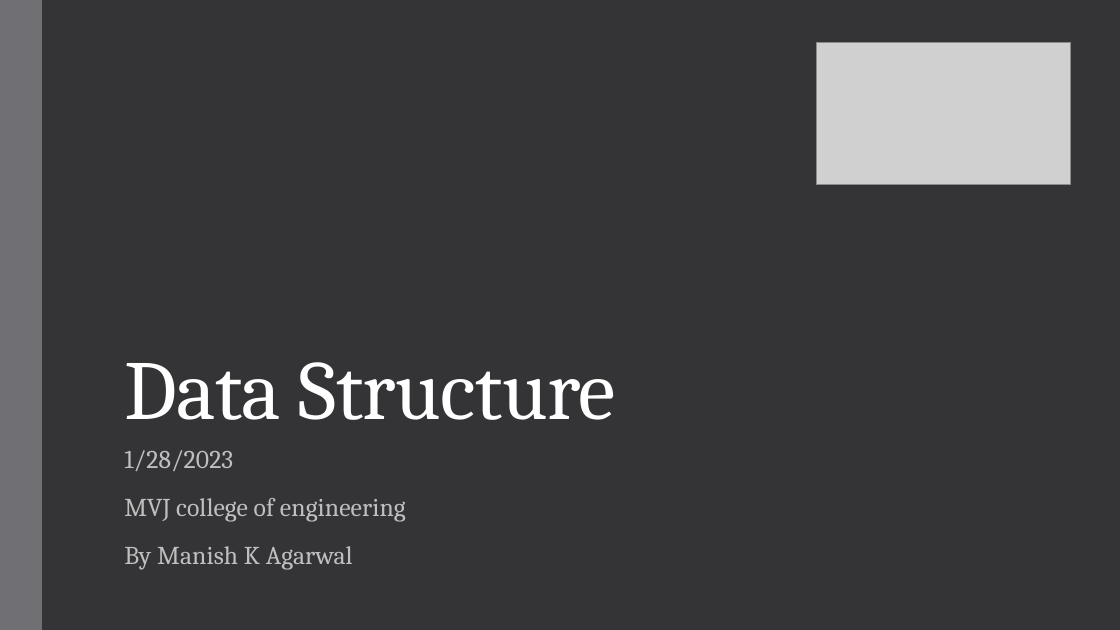
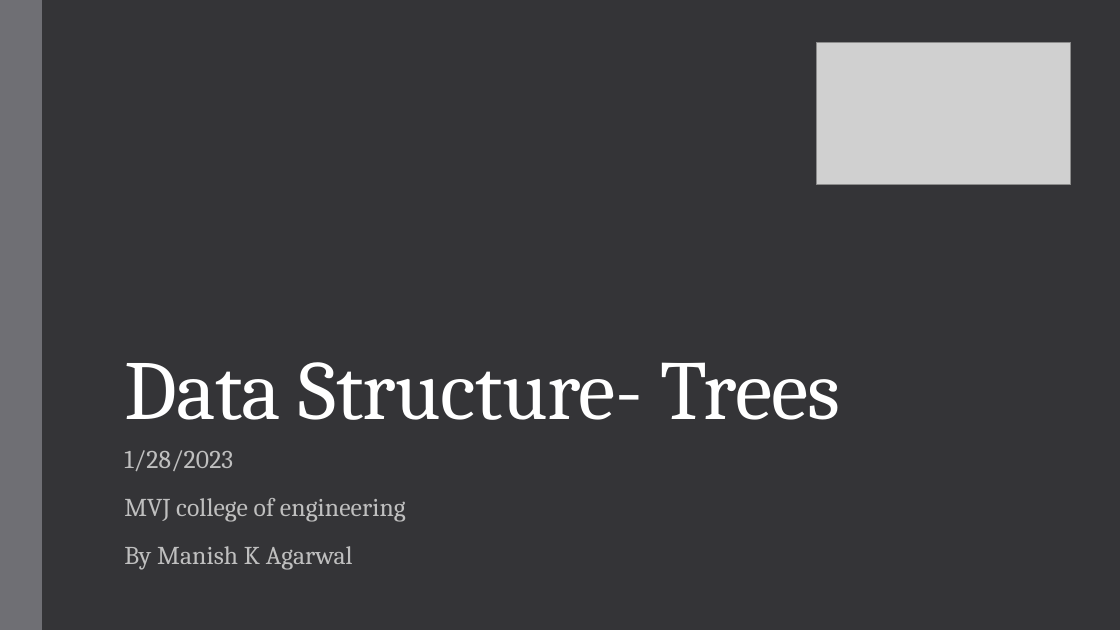
Before and after one commit to share2learnwidmanish/MVJ_Visit_28thJan2023-, a slide deck: slide 1 of DataStructure_Trees_animation_MVJ.pptx. Drawn at 1120x630 pixels with LibreOffice and Linux fonts; fonts in the diff are those of the drawing; grey boxes stand for pictures. Boxes give left, top, right and bottom in pixels: in the first picture for what was removed or moved away, otherwise in the second. Text is boxed around its words. In the diff, an @@ line names an element or a change of style, - is before the commit and + after.

```diff
--- a/DataStructure_Trees_animation_MVJ.pptx
+++ b/DataStructure_Trees_animation_MVJ.pptx
@@ title at [124, 362, 841, 420]: text changed @@
-Data Structure
+Data Structure- Trees
```
Also in this commit, not shown: 5 other slides changed, 2 slides added, 3 slides removed.
